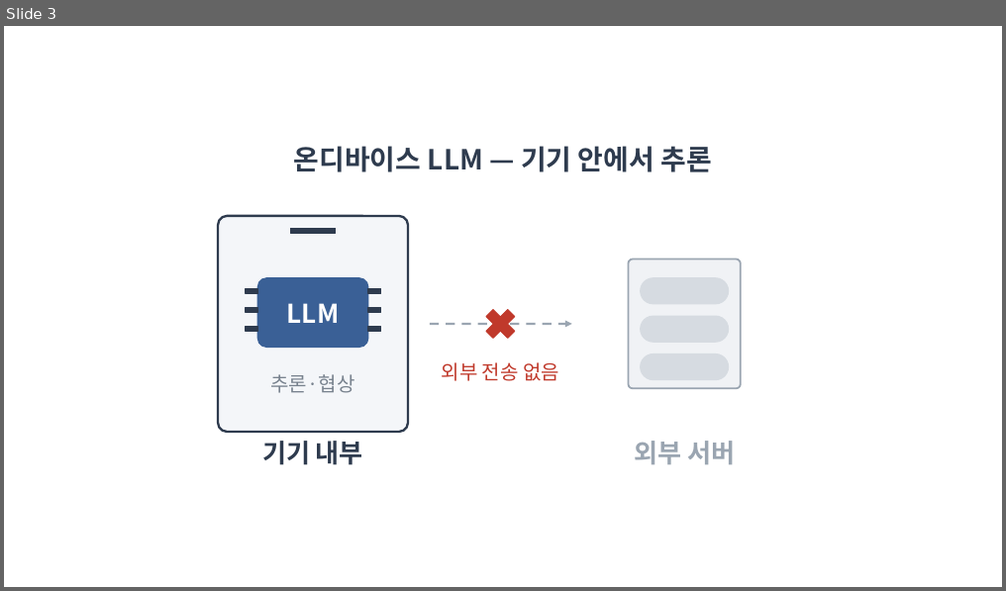
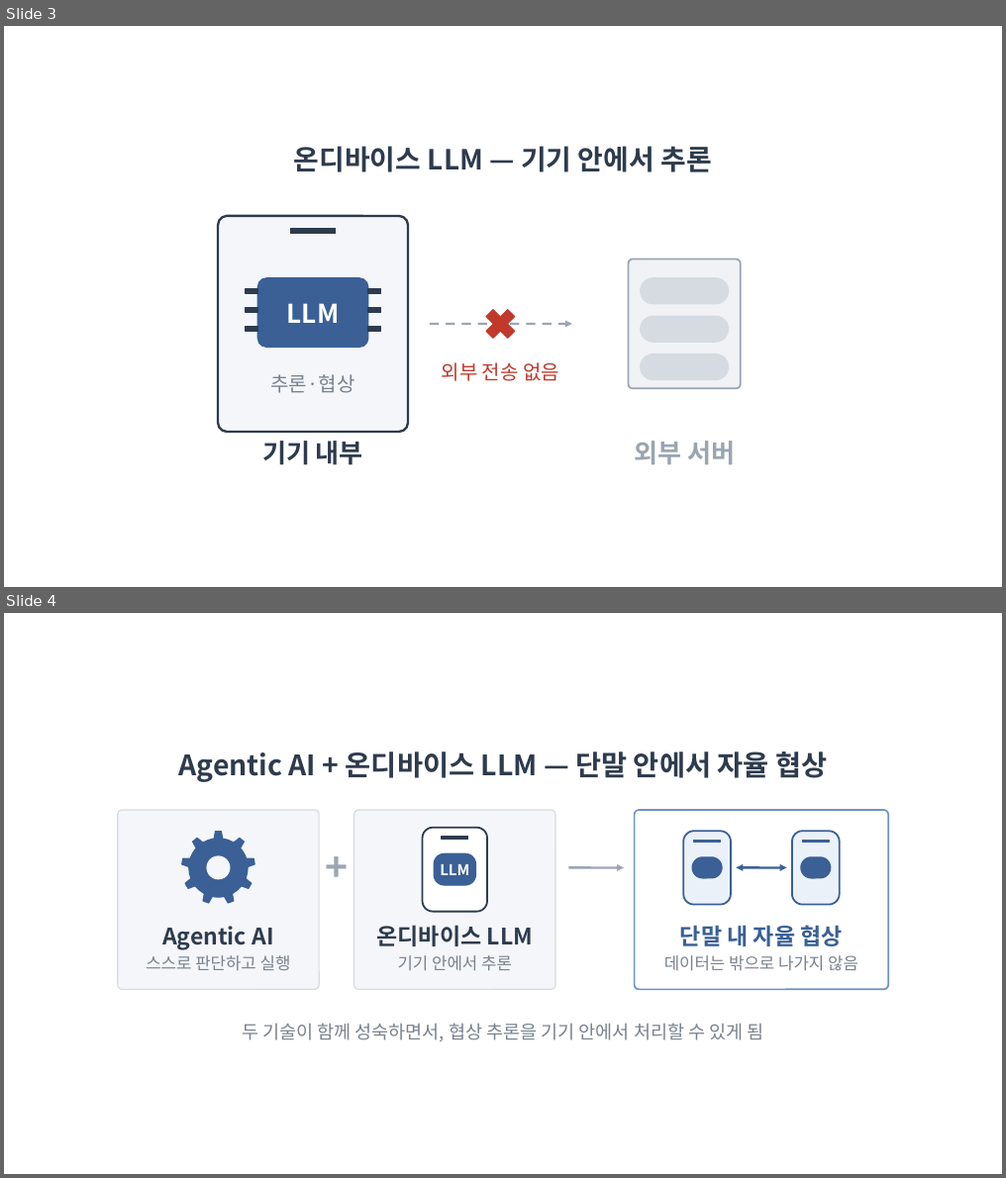
Before and after one commit to byeol07-mom/architect-teamproject, a slide deck: docs/slides/images/기술환경-도식.pptx. Shown one above the other, each under a label of ours: slide 3 before the commit, slides 3 and 4 after it. The pictures are 1006x591 and 1006x1178 pixels, drawn with LibreOffice and Linux fonts; fonts in the diff are those of the drawing. Boxes give left, top, right and bottom in pixels: in the first picture for what was removed or moved away, otherwise in the second. Text is boxed around its words. In the diff, an @@ line names an element or a change of style, - is before the commit and + after.

```diff
--- a/docs/slides/images/기술환경-도식.pptx
+++ b/docs/slides/images/기술환경-도식.pptx
@@ slide 4 added at [4, 613, 1002, 1174], background #FFFFFF @@
@@ text added at [179, 752, 827, 782], 27 pt, text #2E3B4E, bold @@
+Agentic AI + 온디바이스 LLM — 단말 안에서 자율 협상
@@ rounded rectangle added at [118, 810, 319, 989], fill #F4F6F9, outline #D6DBE1 1.1 pt @@
@@ rounded rectangle added at [354, 810, 555, 989], fill #F4F6F9, outline #D6DBE1 1.1 pt @@
@@ rounded rectangle added at [635, 810, 888, 989], fill #FFFFFF, outline #6C93C9 1.6 pt @@
@@ gear added at [181, 831, 254, 904], fill #3A6096, outline #3A6096 1 pt @@
@@ text added at [315, 846, 358, 886], 37.1 pt, text #9AA5B1, bold @@
++
@@ rounded rectangle added at [423, 828, 487, 912], fill #FFFFFF, outline #2E3B4E 1.7 pt @@
@@ rectangle added at [442, 836, 468, 839], fill #2E3B4E, outline #2E3B4E 1 pt @@
@@ rounded rectangle added at [684, 831, 731, 904], fill #EBF1F9, outline #3A6096 1.7 pt @@
@@ rectangle added at [694, 840, 721, 843], fill #3A6096, outline #3A6096 1 pt @@
@@ rounded rectangle added at [792, 831, 840, 904], fill #EBF1F9, outline #3A6096 1.7 pt @@
@@ rectangle added at [803, 840, 829, 843], fill #3A6096, outline #3A6096 1 pt @@
@@ ellipse added at [207, 857, 230, 878], fill #F4F6F9, outline #F4F6F9 1 pt @@
@@ rounded rectangle added at [434, 854, 475, 885], fill #3A6096, outline #3A6096 1 pt @@
@@ text added at [440, 864, 469, 875], 14.3 pt, text #FFFFFF, bold @@
+LLM
@@ arrow added from (568, 867) to (624, 867), #9AA5B1 2.2 pt @@
@@ rounded rectangle added at [692, 858, 722, 878], fill #3A6096, outline #3A6096 1 pt @@
@@ double arrow added from (737, 867) to (787, 867), #3A6096 2.2 pt @@
@@ rounded rectangle added at [801, 858, 832, 878], fill #3A6096, outline #3A6096 1 pt @@
@@ text added at [162, 926, 273, 951], 21.9 pt, text #2E3B4E, bold @@
+Agentic AI
@@ text added at [377, 925, 533, 947], 21.9 pt, text #2E3B4E, bold @@
+온디바이스 LLM
@@ text added at [680, 925, 843, 947], 21.9 pt, text #3A6096, bold @@
+단말 내 자율 협상
@@ text added at [146, 956, 291, 970], 16 pt, text #78828E @@
+스스로 판단하고 실행
@@ text added at [398, 956, 512, 971], 16 pt, text #78828E @@
+기기 안에서 추론
@@ text added at [664, 956, 858, 971], 16 pt, text #78828E @@
+데이터는 밖으로 나가지 않음
@@ text added at [242, 1023, 764, 1042], 17.7 pt, text #78828E @@
+두 기술이 함께 성숙하면서, 협상 추론을 기기 안에서 처리할 수 있게 됨
```
Also in this commit, not shown: 5 other files.
